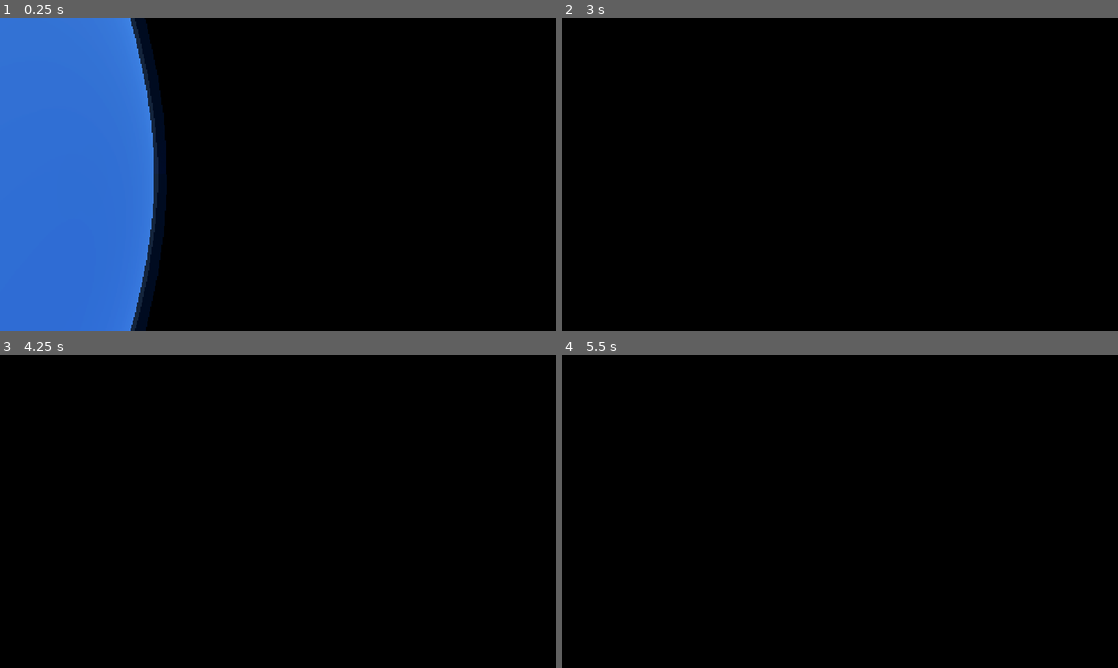
Above: before the commit, frames 1-4 (two rows, left to right).
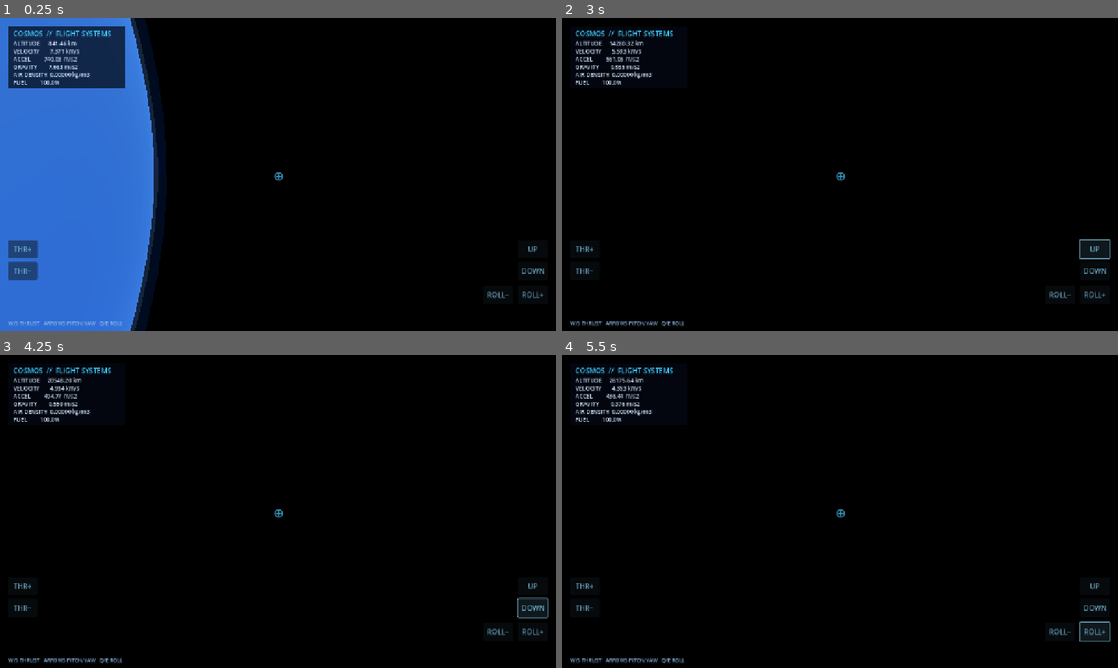
Above: after the commit, the same moments.

Repository: a89526425040-creator/Kosmos
Game: Godot game, scene res://scenes/main.tscn
The game is run twice, just before and just after one commit, with the same random seed, the same clock (stepped at 60 frames per second) and the same inputs.
Inputs (mouse positions are in pixels of both pictures, inside the frame that each line leads up to):
- Up to frame 1 (0.25 s): no input
- Up to frame 2 (3 s): move the mouse to (962, 158) at 0.52 s; hold E (roll_right) 0.53-1.25 s; click (962, 158) at 0.67 s; click (584, 249) at 1.25 s, where only the run after the commit has a clickable "THR+"; click (584, 271) at 2 s, where only the run after the commit has a clickable "THR−"; click (1095, 249) at 2.75 s, where only the run after the commit has a clickable "UP"
- Up to frame 3 (4.25 s): click (533, 608) at 3.5 s, where only the run after the commit has a clickable "DOWN"
- Up to frame 4 (5.5 s): click (1062, 630) at 4.25 s, where only the run after the commit has a clickable "ROLL−"; click (1095, 630) at 5 s, where only the run after the commit has a clickable "ROLL+"

The runs differ from the first frame. In frame 1, 5.1% of the frame differs, in the area x 1-98%, y 2-99%; in frame 2, 1.8%; in frame 3, 1.8%; in frame 4, 1.8%.
Error before the commit: Parse Error: Cannot infer the type of "p" variable because the value doesn't have a set type. (res://scripts/hud.gd:87)

Commit message:
Fix explicit touch input vector type

Diff:
--- a/scripts/hud.gd
+++ b/scripts/hud.gd
@@ -84,6 +84,6 @@
 		if not event.pressed:
 			ship.steering = Vector2.ZERO
 	elif event is InputEventScreenDrag:
-		var p := event.position
+		var p: Vector2 = event.position
 		var center_x := screen_size.x * (0.25 if p.x < screen_size.x * 0.5 else 0.75)
 		ship.steering = Vector2(-(p.x - center_x) / 180.0, (p.y - screen_size.y * 0.7) / 180.0).limit_length(1.0)
